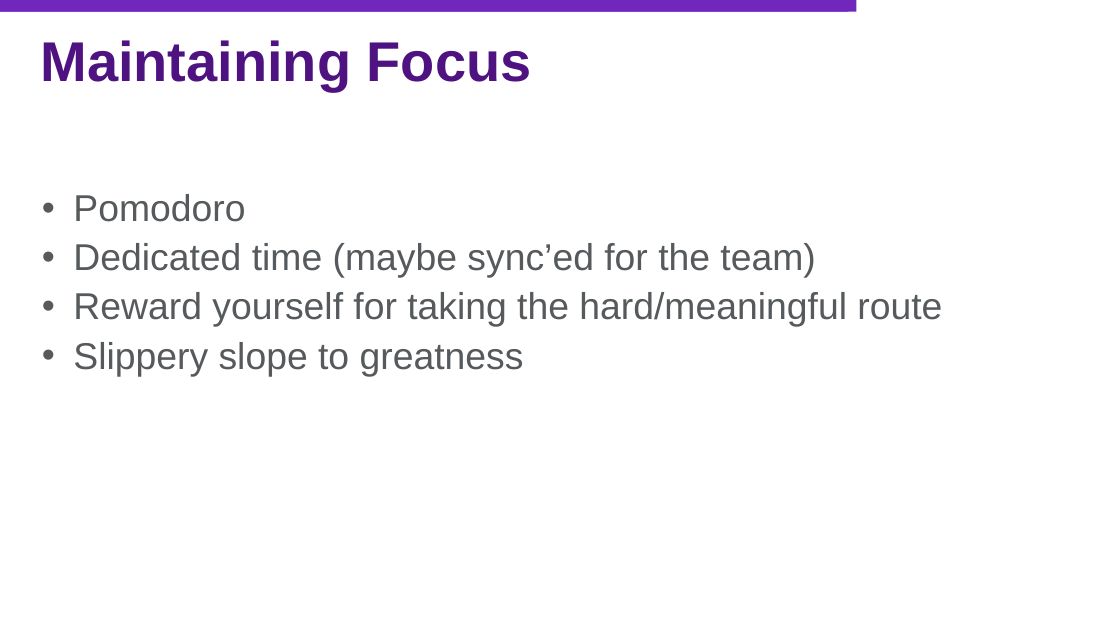
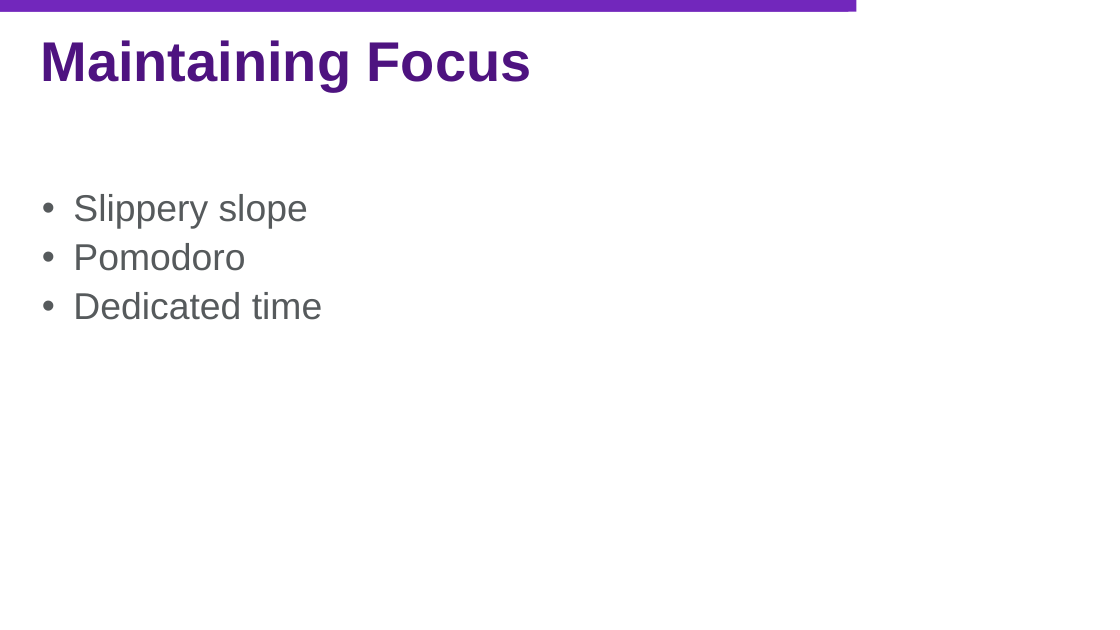
Before and after one commit to jasonjwood/presentations, a slide deck: slide 23 of InFusion2016 - Getting It Done - Jason Wood.pptx (slide 24 before the commit). Drawn at 1120x630 pixels with LibreOffice and Linux fonts; fonts in the diff are those of the drawing; background and template pictures are left out. Boxes give left, top, right and bottom in pixels: in the first picture for what was removed or moved away, otherwise in the second. Text is boxed around its words. In the diff, an @@ line names an element or a change of style, - is before the commit and + after.

```diff
--- a/InFusion2016 - Getting It Done - Jason Wood.pptx
+++ b/InFusion2016 - Getting It Done - Jason Wood.pptx
@@ text at (x1=73, y1=194, x2=308, y2=229): paragraph added @@
+• Slippery slope
@@ text at (x1=73, y1=292, x2=322, y2=320): text changed @@
-• Dedicated time (maybe sync’ed for the team)
-• Reward yourself for taking the hard/meaningful route
-• Slippery slope to greatness
+• Dedicated time
```
Also in this commit, not shown: 3 slides removed.
